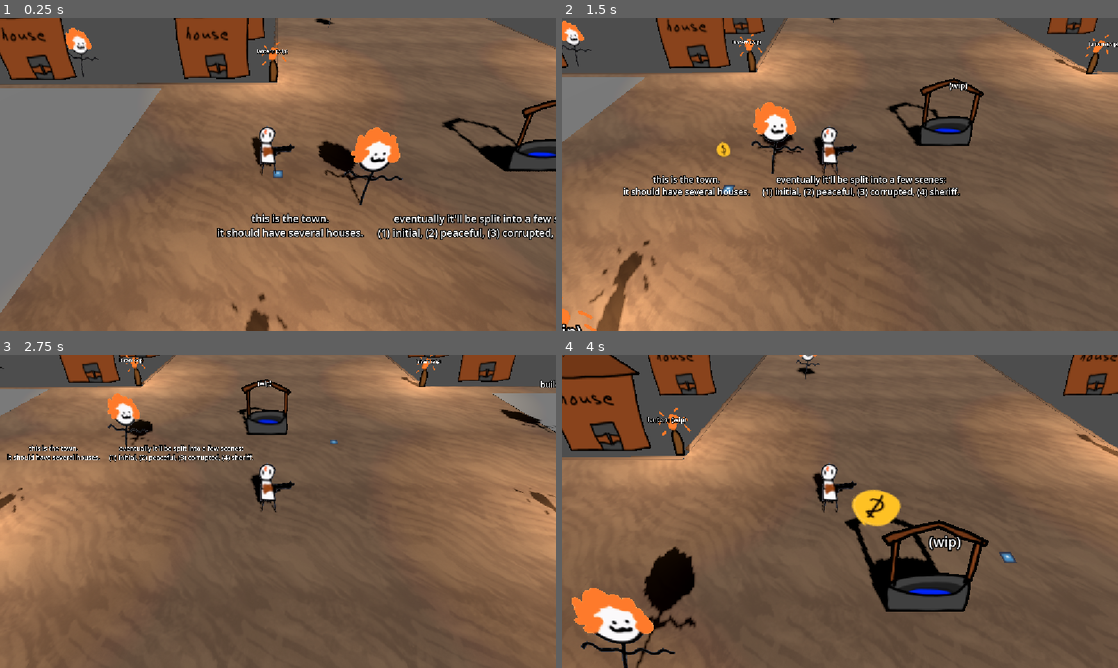
Above: before the commit, frames 1-4 (two rows, left to right).
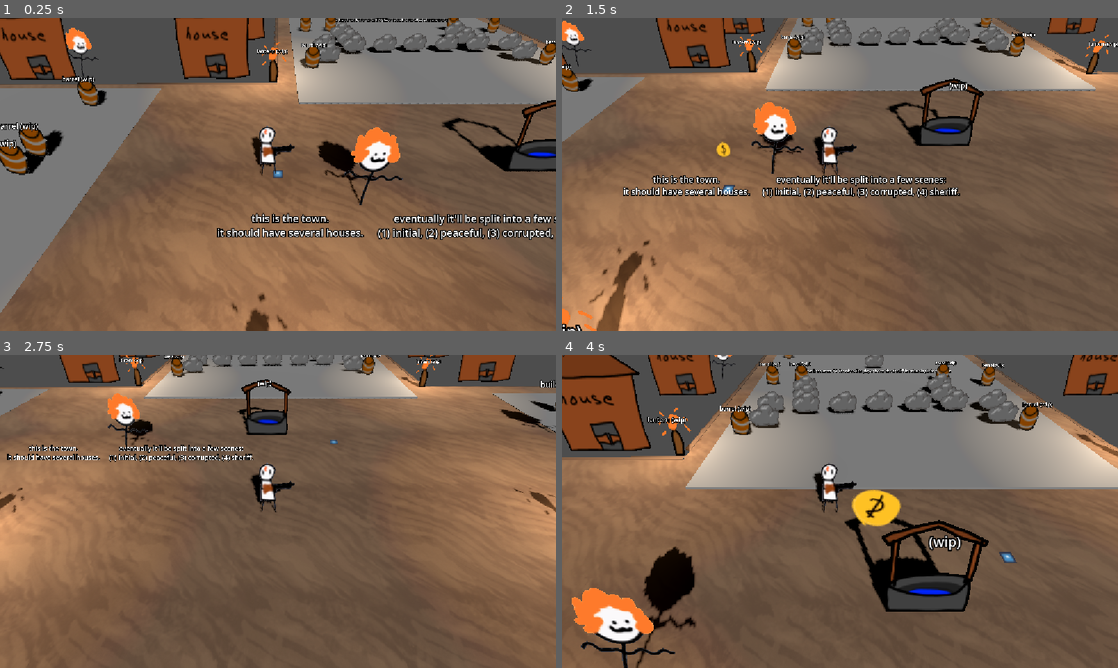
Above: after the commit, the same moments.

Repository: gmuGADIG/DEADSHOT
Game: Godot game, scene res://world/levels/town/level_town_1.tscn
The game is run twice, just before and just after one commit, with the same random seed, the same clock (stepped at 60 frames per second) and the same inputs. This scene is started directly instead of the project's main scene. The engine's default icon, where the game draws it, is replaced by a stand-in: a white triangle on a blue panel in a dark square.
Inputs (mouse positions are in pixels of both pictures, inside the frame that each line leads up to):
- Up to frame 1 (0.25 s): no input
- Up to frame 2 (1.5 s): tap Enter at 0.5 s; move the mouse to (962, 158) at 0.52 s; hold D (move_right) 0.53-1.28 s; hold E (interact) 0.53-1.28 s; move the mouse to (728, 190) at 1.27 s; hold S (move_down) from 1.28 s (still down); click (728, 190) at 1.35 s
- Up to frame 3 (2.75 s): tap E (interact) at 1.55 s; move the mouse to (333, 442) at 2.02 s; release S (move_down) at 2.03 s; hold D (move_right) from 2.03 s (still down); hold E (interact) from 2.03 s (still down)
- Up to frame 4 (4 s): move the mouse to (812, 574) at 2.77 s; release D (move_right) at 2.78 s; release E (interact) at 2.78 s; hold W (move_up) 2.78-3.53 s; tap Space (roll) at 2.85 s; tap E (interact) at 3.05, 3.8 s; move the mouse to (1006, 558) at 3.52 s; hold A (move_left) from 3.53 s (still down); hold Right mouse button (whip) from 3.53 s (still down)

The runs differ from the first frame. In frame 1, 13% of the frame differs, in the area x 0-100%, y 0-51%; in frame 2, 11%; in frame 3, 5.7%; in frame 4, 24%, in the area x 22-100%, y 0-43%.

Commit message:
Update level_town_1.tscn

Diff:
--- a/world/levels/town/level_town_1.tscn
+++ b/world/levels/town/level_town_1.tscn
@@ -1,9 +1,11 @@
-[gd_scene load_steps=13 format=3 uid="uid://blppqsxslhh07"]
+[gd_scene load_steps=15 format=3 uid="uid://blppqsxslhh07"]
 
 [ext_resource type="PackedScene" uid="uid://bk60c4813t663" path="res://world/levels/level_base.tscn" id="1_j5c1u"]
 [ext_resource type="PackedScene" uid="uid://rberd5xw8srm" path="res://world/transitions/transition.tscn" id="2_83i12"]
 [ext_resource type="Resource" uid="uid://q24ustx30otu" path="res://world/floor/sand/sand.tres" id="2_suwgb"]
 [ext_resource type="PackedScene" uid="uid://0ndhmibsve8k" path="res://world/comment/comment.tscn" id="4_0hyq2"]
+[ext_resource type="PackedScene" uid="uid://bricos36gg40h" path="res://world/interactables/barrel/barrel.tscn" id="4_ycak7"]
+[ext_resource type="PackedScene" path="res://world/interactables/cover/cover_boulder.tscn" id="5_dwgit"]
 [ext_resource type="PackedScene" uid="uid://d3stqami0urg7" path="res://world/npc/test/npc_test.tscn" id="5_jrcoc"]
 [ext_resource type="Script" uid="uid://rvaetvwo5p3h" path="res://systems/dialog/dialog_timeline.gd" id="6_qoiyb"]
 [ext_resource type="PackedScene" uid="uid://8er7o8byf7v1" path="res://world/decoration/well/well.tscn" id="7_f3sn8"]
@@ -45,6 +47,117 @@
 use_collision = true
 size = Vector3(1.5559372, 0.3750664, 0.1)
 
+[node name="EncounterPlaceholder2" type="CSGBox3D" parent="EncounterPlaceholder" index="1"]
+transform = Transform3D(4.45, 0, 0, 0, -5.8575635, -0.018236684, 0, 0.071362205, -1.4968886, 7.661127, -3.409744, -0.03227479)
+use_collision = true
+size = Vector3(1.1379684, 1.1358086, 0.1)
+
+[node name="EncounterPlaceholder" type="CSGBox3D" parent="EncounterPlaceholder/EncounterPlaceholder2" index="0"]
+transform = Transform3D(4.45, 0, 0, 0, 5.8580008, 6.3795596e-08, 0, -3.5762787e-07, 1.497, -0.011120856, -1.2239664, -0.0675548)
+use_collision = true
+size = Vector3(0.24039058, 0.16421777, 0.1)
+
+[node name="Comment" parent="EncounterPlaceholder/EncounterPlaceholder2" index="1" instance=ExtResource("4_0hyq2")]
+transform = Transform3D(0.05049868, 0, 0, 0, 0.0013891641, 0.029138634, 0, -0.44619453, 0.0013891656, 0.014182329, 0.3499006, -1.3022624)
+text = "Town Encounter #3, ment for the other town level when the player returns
+"
+
+[node name="Barrel" parent="EncounterPlaceholder/EncounterPlaceholder2" index="2" instance=ExtResource("4_ycak7")]
+transform = Transform3D(0.05049868, 0, 0, 0, 0.001389164, 0.029138634, 0, -0.44619453, 0.0013891656, -0.054331362, 0.38895965, -0.077800885)
+
+[node name="Barrel2" parent="EncounterPlaceholder/EncounterPlaceholder2" index="3" instance=ExtResource("4_ycak7")]
+transform = Transform3D(0.05049868, 0, 0, 0, 0.001389164, 0.029138634, 0, -0.44619453, 0.0013891656, -0.060455143, 0.44547874, -0.07780075)
+
+[node name="Barrel3" parent="EncounterPlaceholder/EncounterPlaceholder2" index="4" instance=ExtResource("4_ycak7")]
+transform = Transform3D(0.05049868, 0, 0, 0, 0.001389164, 0.029138634, 0, -0.44619453, 0.0013891656, 0.13874424, 0.37715685, -0.077800676)
+
+[node name="Barrel4" parent="EncounterPlaceholder/EncounterPlaceholder2" index="5" instance=ExtResource("4_ycak7")]
+transform = Transform3D(0.05049868, 0, 0, 0, 0.001389164, 0.029138634, 0, -0.44619453, 0.0013891656, 0.11813456, 0.44322234, -0.07780096)
+
+[node name="Boulder" parent="EncounterPlaceholder/EncounterPlaceholder2" index="6" instance=ExtResource("5_dwgit")]
+transform = Transform3D(0.05049868, 0, 0, 0, 0.001389164, 0.029138634, 0, -0.44619453, 0.0013891656, -0.50278735, 0.48509616, -0.13038245)
+
+[node name="Boulder2" parent="EncounterPlaceholder/EncounterPlaceholder2" index="7" instance=ExtResource("5_dwgit")]
+transform = Transform3D(0.05049868, 0, 0, 0, 0.0013891642, 0.029138634, 0, -0.44619453, 0.0013891656, -0.3872441, 0.48625118, -0.13019647)
+
+[node name="Boulder3" parent="EncounterPlaceholder/EncounterPlaceholder2" index="8" instance=ExtResource("5_dwgit")]
+transform = Transform3D(0.05049868, 0, 0, 0, 0.001389164, 0.029138634, 0, -0.44619453, 0.0013891656, -0.2711449, 0.4869998, -0.1303812)
+
+[node name="Boulder4" parent="EncounterPlaceholder/EncounterPlaceholder2" index="9" instance=ExtResource("5_dwgit")]
+transform = Transform3D(0.05049868, 0, 0, 0, 0.001389164, 0.029138634, 0, -0.44619453, 0.0013891656, 0.2210589, 0.48529023, -0.13038279)
+
+[node name="Boulder5" parent="EncounterPlaceholder/EncounterPlaceholder2" index="10" instance=ExtResource("5_dwgit")]
+transform = Transform3D(0.05049868, 0, 0, 0, 0.001389164, 0.029138634, 0, -0.44619453, 0.0013891656, 0.35531718, 0.48459357, -0.13038254)
+
+[node name="Boulder6" parent="EncounterPlaceholder/EncounterPlaceholder2" index="11" instance=ExtResource("5_dwgit")]
+transform = Transform3D(0.05049868, 0, 0, 0, 0.001389164, 0.029138634, 0, -0.44619453, 0.0013891656, 0.491565, 0.48318583, -0.13038243)
+
+[node name="Boulder7" parent="EncounterPlaceholder/EncounterPlaceholder2" index="12" instance=ExtResource("5_dwgit")]
+transform = Transform3D(0.05049868, 0, 0, 0, 0.0013891641, 0.029138634, 0, -0.44619453, 0.0013891656, -0.42548612, -0.9180534, -0.22278702)
+
+[node name="Boulder8" parent="EncounterPlaceholder/EncounterPlaceholder2" index="13" instance=ExtResource("5_dwgit")]
+transform = Transform3D(0.05049868, 0, 0, 0, 0.001389164, 0.029138634, 0, -0.44619453, 0.0013891656, -0.3051463, -0.9734497, -0.2227872)
+
+[node name="Boulder9" parent="EncounterPlaceholder/EncounterPlaceholder2" index="14" instance=ExtResource("5_dwgit")]
+transform = Transform3D(0.05049868, 0, 0, 0, 0.001389164, 0.029138634, 0, -0.44619453, 0.0013891656, -0.17832345, -0.97633713, -0.22278723)
+
+[node name="Boulder10" parent="EncounterPlaceholder/EncounterPlaceholder2" index="15" instance=ExtResource("5_dwgit")]
+transform = Transform3D(0.05049868, 0, 0, 0, 0.001389164, 0.029138634, 0, -0.44619453, 0.0013891656, -0.052966177, -0.9822522, -0.22278705)
+
+[node name="Boulder11" parent="EncounterPlaceholder/EncounterPlaceholder2" index="16" instance=ExtResource("5_dwgit")]
+transform = Transform3D(0.05049868, 0, 0, 0, 0.001389164, 0.029138634, 0, -0.44619453, 0.0013891656, 0.08147901, -0.9837799, -0.22278656)
+
+[node name="Boulder12" parent="EncounterPlaceholder/EncounterPlaceholder2" index="17" instance=ExtResource("5_dwgit")]
+transform = Transform3D(0.05049868, 0, 0, 0, 0.001389164, 0.029138634, 0, -0.44619453, 0.0013891656, 0.20786345, -0.98512954, -0.2227866)
+
+[node name="Boulder13" parent="EncounterPlaceholder/EncounterPlaceholder2" index="18" instance=ExtResource("5_dwgit")]
+transform = Transform3D(0.05049868, 0, 0, 0, 0.001389164, 0.029138634, 0, -0.44619453, 0.0013891656, 0.3441791, -0.9882331, -0.22278677)
+
+[node name="Boulder14" parent="EncounterPlaceholder/EncounterPlaceholder2" index="19" instance=ExtResource("5_dwgit")]
+transform = Transform3D(0.05049868, 0, 0, 0, 0.001389164, 0.029138634, 0, -0.44619453, 0.0013891656, -0.42629778, -0.97683585, -0.2227875)
+
+[node name="Boulder15" parent="EncounterPlaceholder/EncounterPlaceholder2" index="20" instance=ExtResource("5_dwgit")]
+transform = Transform3D(0.05049868, 0, 0, 0, 0.001389164, 0.029138634, 0, -0.44619453, 0.0013891656, 0.33111, -0.9324427, -0.22278689)
+
+[node name="Boulder16" parent="EncounterPlaceholder/EncounterPlaceholder2" index="21" instance=ExtResource("5_dwgit")]
+transform = Transform3D(0.05049868, 0, 0, 0, 0.001389164, 0.029138634, 0, -0.44619453, 0.0013891656, -0.31280318, -1.0160782, -0.22278774)
+
+[node name="Boulder17" parent="EncounterPlaceholder/EncounterPlaceholder2" index="22" instance=ExtResource("5_dwgit")]
+transform = Transform3D(0.05049868, 0, 0, 0, 0.001389164, 0.029138634, 0, -0.44619453, 0.0013891656, -0.32646847, -1.0698872, -0.2227874)
+
+[node name="Boulder18" parent="EncounterPlaceholder/EncounterPlaceholder2" index="23" instance=ExtResource("5_dwgit")]
+transform = Transform3D(0.05049868, 0, 0, 0, 0.001389164, 0.029138634, 0, -0.44619453, 0.0013891656, 0.19310415, -1.0263596, -0.22278666)
+
+[node name="Boulder19" parent="EncounterPlaceholder/EncounterPlaceholder2" index="24" instance=ExtResource("5_dwgit")]
+transform = Transform3D(0.05049868, 0, 0, 0, 0.001389164, 0.029138634, 0, -0.44619453, 0.0013891656, 0.20583397, -1.0822682, -0.22278698)
+
+[node name="Barrel5" parent="EncounterPlaceholder/EncounterPlaceholder2" index="25" instance=ExtResource("4_ycak7")]
+transform = Transform3D(0.05049868, 0, 0, 0, 0.001389164, 0.029138634, 0, -0.44619453, 0.0013891656, -0.4825397, -0.8880717, -0.17020594)
+
+[node name="Barrel6" parent="EncounterPlaceholder/EncounterPlaceholder2" index="26" instance=ExtResource("4_ycak7")]
+transform = Transform3D(0.05049868, 0, 0, 0, 0.001389164, 0.029138634, 0, -0.44619453, 0.0013891656, 0.3968526, -0.90477014, -0.1702053)
+
+[node name="Barrel7" parent="EncounterPlaceholder/EncounterPlaceholder2" index="27" instance=ExtResource("4_ycak7")]
+transform = Transform3D(0.05049868, 0, 0, 0, 0.001389164, 0.029138634, 0, -0.44619453, 0.0013891656, -0.4729407, -1.1294001, -0.17020485)
+
+[node name="Barrel8" parent="EncounterPlaceholder/EncounterPlaceholder2" index="28" instance=ExtResource("4_ycak7")]
+transform = Transform3D(0.05049868, 0, 0, 0, 0.001389164, 0.029138634, 0, -0.44619453, 0.0013891656, 0.44334662, -1.1213384, -0.17020504)
+
+[node name="Boulder20" parent="EncounterPlaceholder/EncounterPlaceholder2" index="29" instance=ExtResource("5_dwgit")]
+transform = Transform3D(0.05049868, 0, 0, 0, 0.001389164, 0.029138634, 0, -0.44619453, 0.0013891656, -0.01966995, -1.2589543, -0.22278655)
+
+[node name="Barrel9" parent="EncounterPlaceholder/EncounterPlaceholder2" index="30" instance=ExtResource("4_ycak7")]
+transform = Transform3D(0.05049868, 0, 0, 0, 0.001389164, 0.029138634, 0, -0.44619453, 0.0013891656, -0.34933007, -1.1314721, -0.17020553)
+
+[node name="Barrel10" parent="EncounterPlaceholder/EncounterPlaceholder2" index="31" instance=ExtResource("4_ycak7")]
+transform = Transform3D(0.05049868, 0, 0, 0, 0.001389164, 0.029138634, 0, -0.44619453, 0.0013891656, 0.2587127, -1.1380318, -0.17020574)
+
+[node name="Barrel11" parent="EncounterPlaceholder/EncounterPlaceholder2" index="32" instance=ExtResource("4_ycak7")]
+transform = Transform3D(0.05049868, 0, 0, 0, 0.001389164, 0.029138634, 0, -0.44619453, 0.0013891656, -0.46926028, -1.3552687, -0.1702058)
+
+[node name="Barrel12" parent="EncounterPlaceholder/EncounterPlaceholder2" index="33" instance=ExtResource("4_ycak7")]
+transform = Transform3D(0.05049868, 0, 0, 0, 0.001389164, 0.029138634, 0, -0.44619453, 0.0013891656, 0.48093355, -1.4048821, -0.17020515)
+
 [node name="Left" type="Node3D" parent="EntryPoints" index="0"]
 transform = Transform3D(1, 0, 0, 0, 1, 0, 0, 0, 1, -33.51223, 0, 0.56269884)
 
@@ -154,7 +267,7 @@
 transform = Transform3D(1, 0, 0, 0, 1, 0, 0, 0, 1, 53.766342, 0, -9.108655)
 
 [node name="NPCTest5" parent="." index="33" instance=ExtResource("5_jrcoc")]
-transform = Transform3D(1, 0, 0, 0, 1, 0, 0, 0, 1, 5.568152, 0.06661421, -20.492699)
+transform = Transform3D(1, 0, 0, 0, 1, 0, 0, 0, 1, -1.9528542, 0.06661421, -20.492699)
 
 [node name="NPCTest6" parent="." index="34" instance=ExtResource("5_jrcoc")]
 transform = Transform3D(1, 0, 0, 0, 1, 0, 0, 0, 1, -13.430821, 0, -9.557451)
@@ -179,9 +292,148 @@
 
 [node name="Comment5" parent="." index="39" instance=ExtResource("4_0hyq2")]
 transform = Transform3D(1, 0, 0, 0, 1, 0, 0, 0, 1, 11.546692, 1.8184146e-06, 19.782948)
-text = "the buildings down here will be a gun store, a abandoned stable with fences, (showen with the two houses on the side). and another house."
+text = "the buildings down here will be a gun store, a abandoned stable with fences, (shown with the two houses on the side). and another house."
 size = 2.0
 
 [node name="Comment6" parent="." index="40" instance=ExtResource("4_0hyq2")]
 transform = Transform3D(1, 0, 0, 0, 1, 0, 0, 0, 1, 41.8584, 0.98787177, 0.89964545)
 text = "town encounter #2"
+
+[node name="Barrel" parent="." index="41" instance=ExtResource("4_ycak7")]
+transform = Transform3D(1, 0, 0, 0, 1, 0, 0, 0, 1, -33.715763, 0.063966334, -5.368169)
+
+[node name="Barrel2" parent="." index="42" instance=ExtResource("4_ycak7")]
+transform = Transform3D(1, 0, 0, 0, 1, 0, 0, 0, 1, -33.55394, 0.06396639, -0.6821368)
+
+[node name="Barrel3" parent="." index="43" instance=ExtResource("4_ycak7")]
+transform = Transform3D(1, 0, 0, 0, 1, 0, 0, 0, 1, -33.69534, 0.06396615, 0.32707462)
+
+[node name="Barrel4" parent="." index="44" instance=ExtResource("4_ycak7")]
+transform = Transform3D(1, 0, 0, 0, 1, 0, 0, 0, 1, -33.487827, 0.06396646, 6.182565)
+
+[node name="Boulder" parent="." index="45" instance=ExtResource("5_dwgit")]
+transform = Transform3D(1, 0, 0, 0, 1, 0, 0, 0, 1, -26.682985, 0.18101665, -2.7429123)
+
+[node name="Boulder2" parent="." index="46" instance=ExtResource("5_dwgit")]
+transform = Transform3D(1, 0, 0, 0, 1, 0, 0, 0, 1, -24.691498, 0.18101594, -2.6795113)
+
+[node name="Boulder3" parent="." index="47" instance=ExtResource("5_dwgit")]
+transform = Transform3D(1, 0, 0, 0, 1, 0, 0, 0, 1, -22.920704, 0.18101671, -1.3725637)
+
+[node name="Boulder4" parent="." index="48" instance=ExtResource("5_dwgit")]
+transform = Transform3D(1, 0, 0, 0, 1, 0, 0, 0, 1, -20.868647, 0.18101606, -0.13813703)
+
+[node name="Boulder5" parent="." index="49" instance=ExtResource("5_dwgit")]
+transform = Transform3D(1, 0, 0, 0, 1, 0, 0, 0, 1, -18.905493, 0.18101668, 0.78358126)
+
+[node name="Boulder6" parent="." index="50" instance=ExtResource("5_dwgit")]
+transform = Transform3D(1, 0, 0, 0, 1, 0, 0, 0, 1, -16.503666, 0.18101527, 0.88705456)
+
+[node name="Barrel5" parent="." index="51" instance=ExtResource("4_ycak7")]
+transform = Transform3D(1, 0, 0, 0, 1, 0, 0, 0, 1, -10.945926, 0.06396662, -5.3156986)
+
+[node name="Barrel6" parent="." index="52" instance=ExtResource("4_ycak7")]
+transform = Transform3D(1, 0, 0, 0, 1, 0, 0, 0, 1, -10.954982, 0.06396608, -1.1041342)
+
+[node name="Barrel7" parent="." index="53" instance=ExtResource("4_ycak7")]
+transform = Transform3D(1, 0, 0, 0, 1, 0, 0, 0, 1, -10.978592, 0.06396685, -0.0019518164)
+
+[node name="Barrel8" parent="." index="54" instance=ExtResource("4_ycak7")]
+transform = Transform3D(1, 0, 0, 0, 1, 0, 0, 0, 1, -10.705061, 0.06396719, 6.505845)
+
+[node name="Barrel9" parent="." index="55" instance=ExtResource("4_ycak7")]
+transform = Transform3D(1, 0, 0, 0, 1, 0, 0, 0, 1, 31.501234, 0.08178664, -3.2678235)
+
+[node name="Boulder7" parent="." index="56" instance=ExtResource("5_dwgit")]
+transform = Transform3D(1, 0, 0, 0, 1, 0, 0, 0, 1, 32.975174, 0.19883645, -3.3791382)
+
+[node name="Barrel10" parent="." index="57" instance=ExtResource("4_ycak7")]
+transform = Transform3D(1, 0, 0, 0, 1, 0, 0, 0, 1, 31.9336, 0.081786916, 4.455926)
+
+[node name="Boulder8" parent="." index="58" instance=ExtResource("5_dwgit")]
+transform = Transform3D(1, 0, 0, 0, 1, 0, 0, 0, 1, 33.5317, 0.19883679, 4.4128027)
+
+[node name="Barrel11" parent="." index="59" instance=ExtResource("4_ycak7")]
+transform = Transform3D(1, 0, 0, 0, 1, 0, 0, 0, 1, 40.660583, 0.0817875, 0.036610838)
+
+[node name="Barrel12" parent="." index="60" instance=ExtResource("4_ycak7")]
+transform = Transform3D(1, 0, 0, 0, 1, 0, 0, 0, 1, 42.090805, 0.0817879, 1.1130166)
+
+[node name="Boulder9" parent="." index="61" instance=ExtResource("5_dwgit")]
+transform = Transform3D(1, 0, 0, 0, 1, 0, 0, 0, 1, 43.8743, 0.19883664, -0.23765157)
+
+[node name="Boulder10" parent="." index="62" instance=ExtResource("5_dwgit")]
+transform = Transform3D(1, 0, 0, 0, 1, 0, 0, 0, 1, 44.12864, 0.19883676, 1.0052714)
+
+[node name="Barrel13" parent="." index="63" instance=ExtResource("4_ycak7")]
+transform = Transform3D(1, 0, 0, 0, 1, 0, 0, 0, 1, 43.854774, 0.08178713, -1.533984)
+
+[node name="Barrel14" parent="." index="64" instance=ExtResource("4_ycak7")]
+transform = Transform3D(1, 0, 0, 0, 1, 0, 0, 0, 1, 44.307907, 0.08178832, 2.3746505)
+
+[node name="Boulder11" parent="." index="65" instance=ExtResource("5_dwgit")]
+transform = Transform3D(1, 0, 0, 0, 1, 0, 0, 0, 1, 55.476036, 0.19883662, 0.45446414)
+
+[node name="Boulder12" parent="." index="66" instance=ExtResource("5_dwgit")]
+transform = Transform3D(1, 0, 0, 0, 1, 0, 0, 0, 1, 55.46009, 0.19883677, 1.6001345)
+
+[node name="Barrel15" parent="." index="67" instance=ExtResource("4_ycak7")]
+transform = Transform3D(1, 0, 0, 0, 1, 0, 0, 0, 1, 55.657303, 0.08178818, -0.65073586)
+
+[node name="Barrel16" parent="." index="68" instance=ExtResource("4_ycak7")]
+transform = Transform3D(1, 0, 0, 0, 1, 0, 0, 0, 1, 55.649803, 0.08178833, 2.7320855)
+
+[node name="Comment7" parent="." index="69" instance=ExtResource("4_0hyq2")]
+transform = Transform3D(1, 0, 0, 0, 1, 0, 0, 0, 1, 11.610857, 0.06789379, -19.251537)
+text = "Town Encounter #4, for when the player beats the sheriff in returning into the town"
+
+[node name="Boulder13" parent="." index="70" instance=ExtResource("5_dwgit")]
+transform = Transform3D(1, 0, 0, 0, 1, 0, 0, 0, 1, 2.845251, 0.19038546, 26.272556)
+
+[node name="Boulder14" parent="." index="71" instance=ExtResource("5_dwgit")]
+transform = Transform3D(1, 0, 0, 0, 1, 0, 0, 0, 1, 5.170702, 0.19035381, 26.26235)
+
+[node name="Boulder15" parent="." index="72" instance=ExtResource("5_dwgit")]
+transform = Transform3D(1, 0, 0, 0, 1, 0, 0, 0, 1, 7.554785, 0.19053008, 26.319075)
+
+[node name="Boulder16" parent="." index="73" instance=ExtResource("5_dwgit")]
+transform = Transform3D(1, 0, 0, 0, 1, 0, 0, 0, 1, 9.894941, 0.1903945, 26.27534)
+
+[node name="Boulder17" parent="." index="74" instance=ExtResource("5_dwgit")]
+transform = Transform3D(1, 0, 0, 0, 1, 0, 0, 0, 1, 12.263128, 0.19067141, 26.364588)
+
+[node name="Boulder18" parent="." index="75" instance=ExtResource("5_dwgit")]
+transform = Transform3D(1, 0, 0, 0, 1, 0, 0, 0, 1, 14.664484, 0.19011831, 26.186705)
+
+[node name="Boulder19" parent="." index="76" instance=ExtResource("5_dwgit")]
+transform = Transform3D(1, 0, 0, 0, 1, 0, 0, 0, 1, 17.012602, 0.18987162, 26.107653)
+
+[node name="Boulder20" parent="." index="77" instance=ExtResource("5_dwgit")]
+transform = Transform3D(1, 0, 0, 0, 1, 0, 0, 0, 1, 19.155596, 0.18947789, 25.981195)
+
+[node name="Boulder21" parent="." index="78" instance=ExtResource("5_dwgit")]
+transform = Transform3D(1, 0, 0, 0, 1, 0, 0, 0, 1, 21.262903, 0.18906285, 25.847864)
+
+[node name="Boulder22" parent="." index="79" instance=ExtResource("5_dwgit")]
+transform = Transform3D(1, 0, 0, 0, 1, 0, 0, 0, 1, 7.751898, 0.19664663, 28.283741)
+
+[node name="Boulder23" parent="." index="80" instance=ExtResource("5_dwgit")]
+transform = Transform3D(1, 0, 0, 0, 1, 0, 0, 0, 1, 16.95511, 0.19683704, 28.344767)
+
+[node name="Boulder24" parent="." index="81" instance=ExtResource("5_dwgit")]
+transform = Transform3D(1, 0, 0, 0, 1, 0, 0, 0, 1, 8.225975, 0.20259711, 30.195086)
+
+[node name="Boulder25" parent="." index="82" instance=ExtResource("5_dwgit")]
+transform = Transform3D(1, 0, 0, 0, 1, 0, 0, 0, 1, 16.896975, 0.20243502, 30.142986)
+
+[node name="Boulder26" parent="." index="83" instance=ExtResource("5_dwgit")]
+transform = Transform3D(1, 0, 0, 0, 1, 0, 0, 0, 1, 8.795086, 0.20870826, 32.157734)
+
+[node name="Boulder27" parent="." index="84" instance=ExtResource("5_dwgit")]
+transform = Transform3D(1, 0, 0, 0, 1, 0, 0, 0, 1, 16.897673, 0.20746683, 31.758959)
+
+[node name="Boulder28" parent="." index="85" instance=ExtResource("5_dwgit")]
+transform = Transform3D(1, 0, 0, 0, 1, 0, 0, 0, 1, 10.791788, 0.2081351, 31.973598)
+
+[node name="Boulder29" parent="." index="86" instance=ExtResource("5_dwgit")]
+transform = Transform3D(1, 0, 0, 0, 1, 0, 0, 0, 1, 14.902529, 0.20793094, 31.907898)
